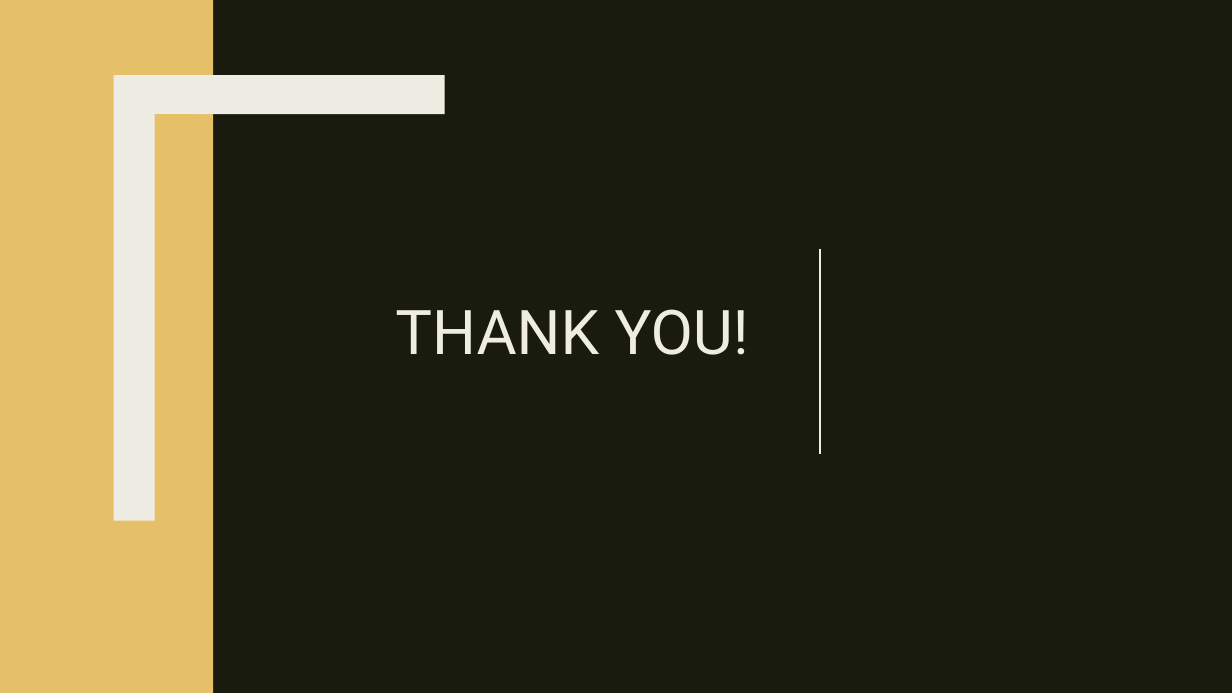
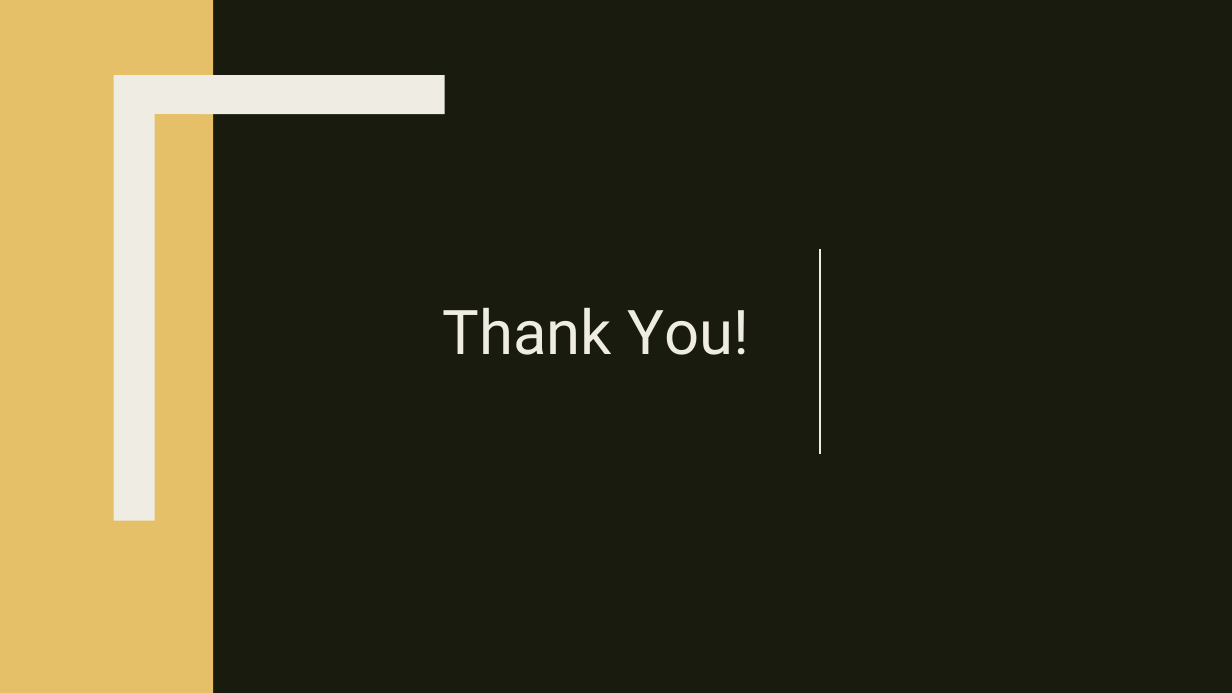
Before and after one commit to 7UsmanS/Java-TetrisTest-master, a slide deck: slide 11 of Java-TetrisTest-master/documentation/Presentation - Group.pptx. Drawn at 1232x693 pixels with LibreOffice and Linux fonts; fonts in the diff are those of the drawing. Boxes give left, top, right and bottom in pixels: in the first picture for what was removed or moved away, otherwise in the second. Text is boxed around its words. In the diff, an @@ line names an element or a change of style, - is before the commit and + after.

```diff
--- a/Java-TetrisTest-master/documentation/Presentation - Group.pptx
+++ b/Java-TetrisTest-master/documentation/Presentation - Group.pptx
@@ title at (x1=442, y1=307, x2=749, y2=355): text changed @@
-THANK YOU!
+Thank You!
```
Also in this commit, not shown: 4 other slides changed.
